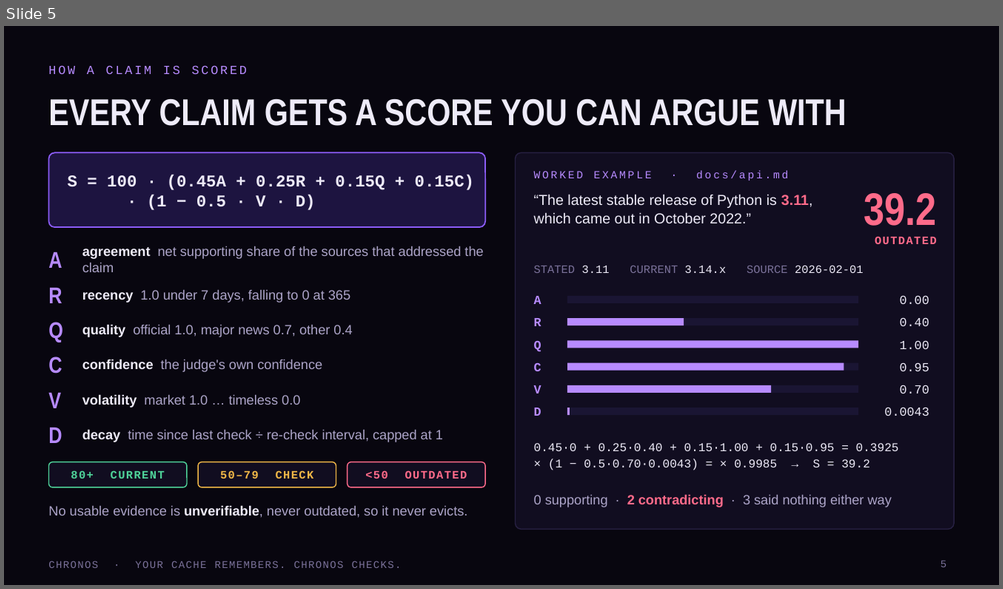
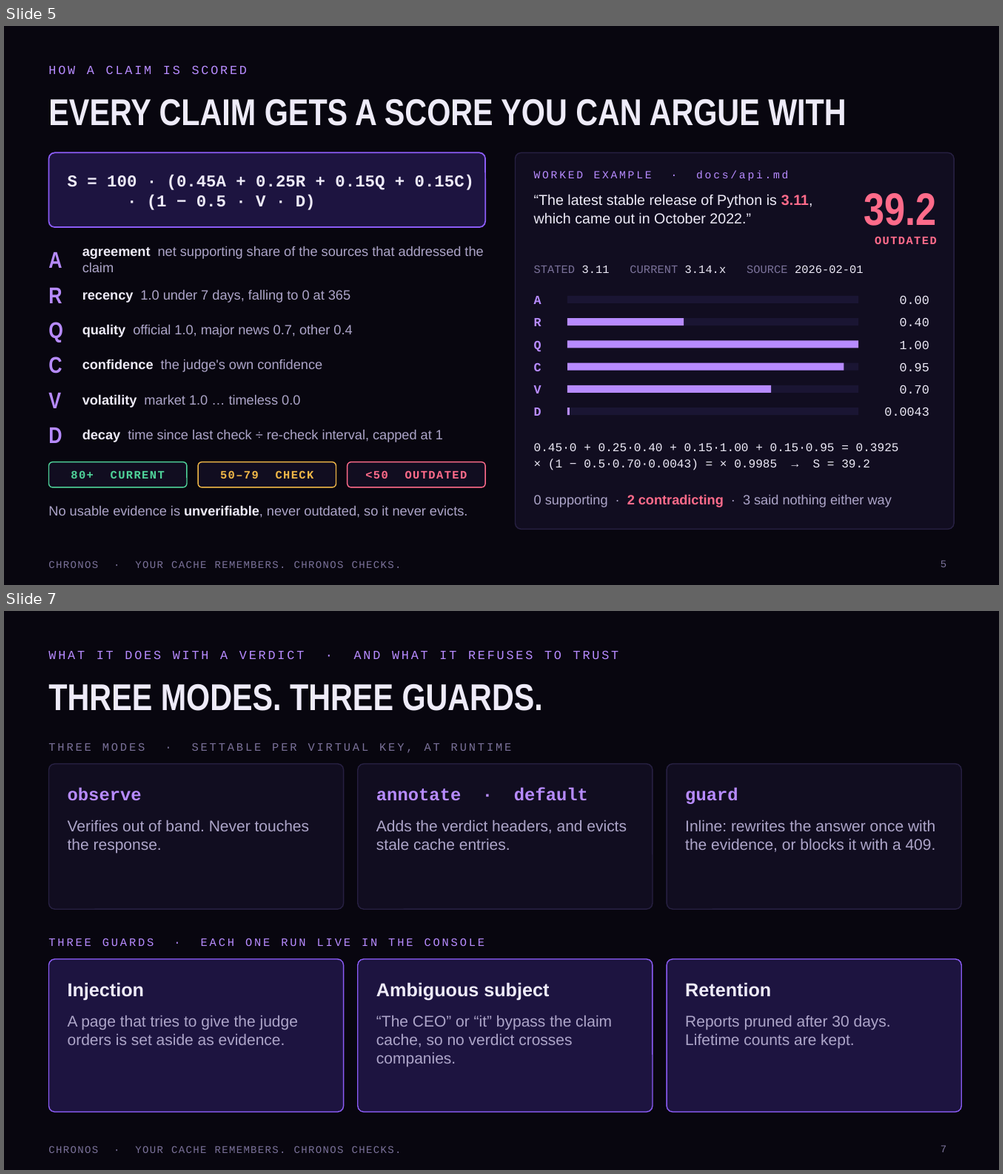
Before and after one commit to devprashant19/Chronos, a slide deck: docs/Chronos-deck.pptx. Shown one above the other, each under a label of ours: slide 5 before the commit, slides 5 and 7 after it; the slides between them are not shown. The pictures are 1003x589 and 1003x1174 pixels, drawn with LibreOffice and Linux fonts; fonts in the diff are those of the drawing. Boxes give left, top, right and bottom in pixels: in the first picture for what was removed or moved away, otherwise in the second. Text is boxed around its words. In the diff, an @@ line names an element or a change of style, - is before the commit and + after.

```diff
--- a/docs/Chronos-deck.pptx
+++ b/docs/Chronos-deck.pptx
@@ slide 7 added at (4, 611, 999, 1170), background #08060F; not listed: 1 template element that a slide beside it also shows @@
@@ text added at (48, 650, 619, 659), 12 pt, text #B78BFF @@
+WHAT IT DOES WITH A VERDICT · AND WHAT IT REFUSES TO TRUST
@@ title added at (48, 684, 543, 711), 36 pt, text #EEEBF8, bold @@
+THREE MODES. THREE GUARDS.
@@ text added at (48, 743, 512, 753), 11 pt, text #7A7199 @@
+THREE MODES · SETTABLE PER VIRTUAL KEY, AT RUNTIME
@@ rounded rectangle added at (48, 764, 344, 909), fill #110D20, outline #272042 1 pt @@
@@ rounded rectangle added at (358, 764, 652, 909), fill #110D20, outline #272042 1 pt @@
@@ rounded rectangle added at (666, 764, 962, 909), fill #110D20, outline #272042 1 pt @@
@@ text added at (68, 788, 142, 801), 17 pt, text #B78BFF, bold @@
+observe
@@ text added at (376, 788, 588, 801), 17 pt, text #B78BFF, bold @@
+annotate · default
@@ text added at (685, 788, 737, 804), 17 pt, text #B78BFF, bold @@
+guard
@@ text added at (68, 820, 309, 853), 15 pt, text #ADA5C9 @@
+Verifies out of band. Never touches the response.
@@ text added at (376, 820, 626, 850), 15 pt, text #ADA5C9 @@
+Adds the verdict headers, and evicts stale cache entries.
@@ text added at (685, 820, 936, 852), 15 pt, text #ADA5C9 @@
+Inline: rewrites the answer once with the evidence, or blocks it with a 409.
@@ text added at (48, 938, 485, 946), 11 pt, text #B78BFF @@
+THREE GUARDS · EACH ONE RUN LIVE IN THE CONSOLE
@@ rounded rectangle added at (48, 960, 344, 1113), fill #1D1440, outline #8B5CF6 1 pt @@
@@ rounded rectangle added at (358, 960, 652, 1113), fill #1D1440, outline #8B5CF6 1 pt @@
@@ rounded rectangle added at (666, 960, 962, 1113), fill #1D1440, outline #8B5CF6 1 pt @@
@@ text added at (68, 982, 144, 1000), 18 pt, text #EEEBF8, bold @@
+Injection
@@ text added at (376, 982, 549, 1000), 18 pt, text #EEEBF8, bold @@
+Ambiguous subject
@@ text added at (685, 982, 771, 997), 18 pt, text #EEEBF8, bold @@
+Retention
@@ text added at (68, 1016, 298, 1045), 15 pt, text #ADA5C9 @@
+A page that tries to give the judge orders is set aside as evidence.
@@ text added at (376, 1016, 612, 1068), 15 pt, text #ADA5C9 @@
+“The CEO” or “it” bypass the claim cache, so no verdict crosses companies.
@@ text added at (685, 1016, 891, 1048), 15 pt, text #ADA5C9 @@
+Reports pruned after 30 days. Lifetime counts are kept.
@@ page number added at (940, 1146, 946, 1153), 10 pt, text #7A7199 @@
+7
```
Also in this commit, not shown: 5 slides changed, 2 other slides added, 2 other files.
